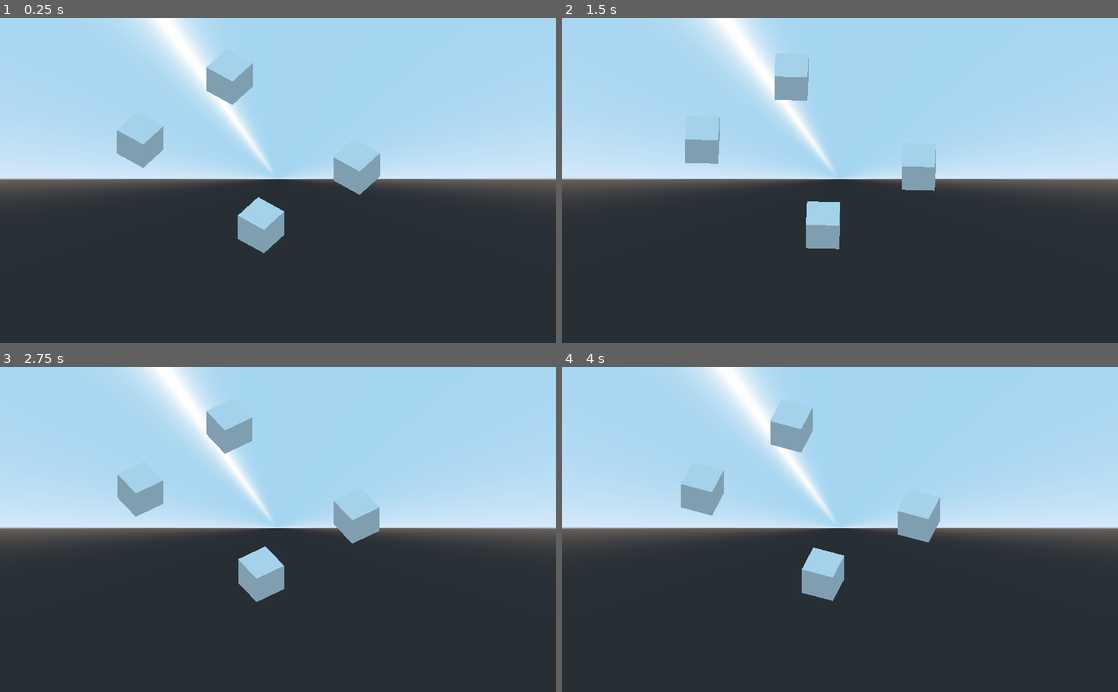
Above: before the commit, frames 1-4 (two rows, left to right).
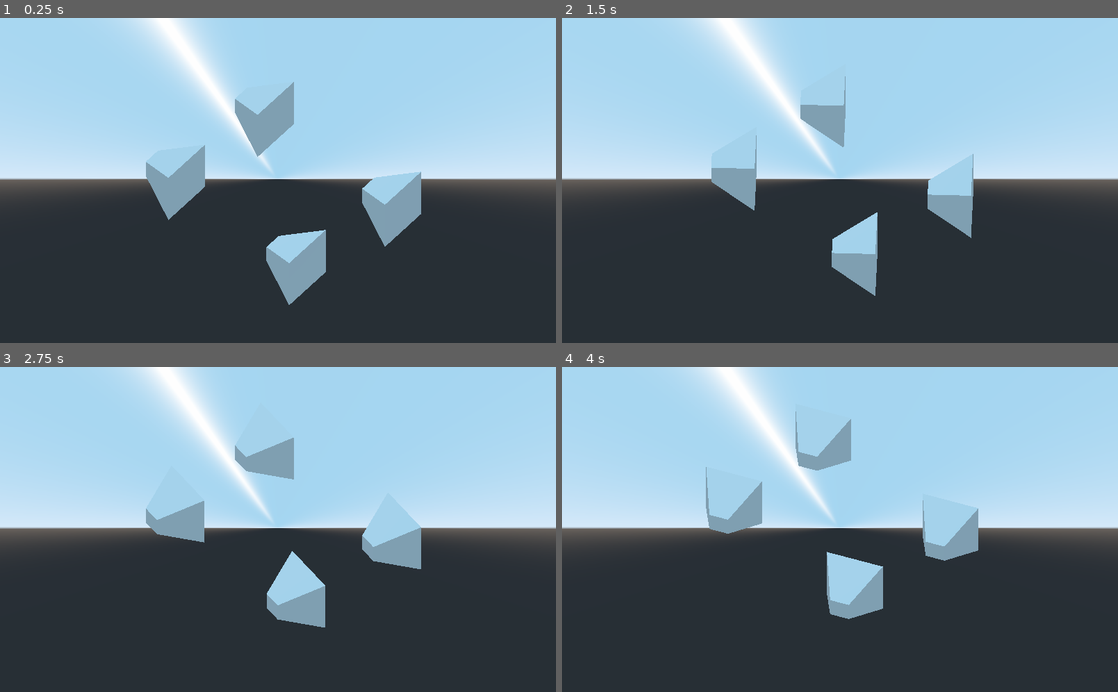
Above: after the commit, the same moments.

Repository: EamonnMR/galactic-night
Game: Godot game, scene res://main.tscn
Same seed, same stepped clock (60 frames per second), same inputs: the game is played once before the commit and once after it.
Inputs:
- Up to frame 1 (0.25 s): no input
- Up to frame 2 (1.5 s): no input
- Up to frame 3 (2.75 s): no input
- Up to frame 4 (4 s): no input

The runs differ from the first frame. In frame 1, 8.8% of the frame differs, in the area x 21-76%, y 12-89%; in frame 2, 6.6%; in frame 3, 7.6%; in frame 4, 6.5%.

Commit message:
Pass camera coordinate, test scaling
Ref: https://www.scratchapixel.com/lessons/3d-basic-rendering/perspective-and-orthographic-projection-matrix/building-basic-perspective-projection-matrix

Diff:
--- a/MeshInstance.gd
+++ b/MeshInstance.gd
@@ -1,5 +1,9 @@
 extends MeshInstance
+
+export var camera_distance: float = 4.0
+export var camera_angle = Vector3(-1,1,1)
 
 func _process(delta):
 	rotate_y(delta * 0.5)
-	get_surface_material(0).set_shader_param("position", global_transform.origin)
+	var local_cam_pos = to_local(global_transform.origin + camera_angle * camera_distance)
+	get_surface_material(0).set_shader_param("camera_position", local_cam_pos)
--- a/main.tscn
+++ b/main.tscn
@@ -8,11 +8,12 @@
 
 [sub_resource type="ShaderMaterial" id=3]
 shader = ExtResource( 1 )
+shader_param/camera_position = null
 
 [node name="Spatial" type="Spatial"]
 
 [node name="Camera" type="Camera" parent="."]
-transform = Transform( 0.707107, 0.5, -0.5, 0, 0.707107, 0.707107, 0.707107, -0.5, 0.5, -4.0206, 3.43912, 4.88515 )
+transform = Transform( 0.707107, 0.5, -0.5, 0, 0.707107, 0.707107, 0.707107, -0.5, 0.5, -4, 4, 4 )
 projection = 1
 size = 9.82505
 far = 500.0
--- a/perspective.gdshader
+++ b/perspective.gdshader
@@ -1,17 +1,16 @@
 shader_type spatial;
 // render_mode unshaded;
-const float DEPTH_FACTOR = 0.9;
-uniform vec3 mesh_position;
-uniform vec3 camera_position = vec3(-1,-1,-1);
+const float S = 0.9;
+uniform vec3 camera_position;
 
 void vertex() {
 	//https://discord.com/channels/212250894228652034/408555922349359105/988915027035693186
 	mat4 my_special_projection = mat4(
-		vec4(),
-		vec4(),
-		vec4(),
-		vec4()
+		vec4(S,0,0,0),
+		vec4(0,S,0,0),
+		vec4(0,0,1,-1),
+		vec4(0,0,0,1)
 	);
 	vec4 tmpvertex = (my_special_projection * vec4(VERTEX, 1));
-	VERTEX = tempvertex.xyz / tempvertex.w;
+	VERTEX = tmpvertex.xyz / tmpvertex.w;
 }
